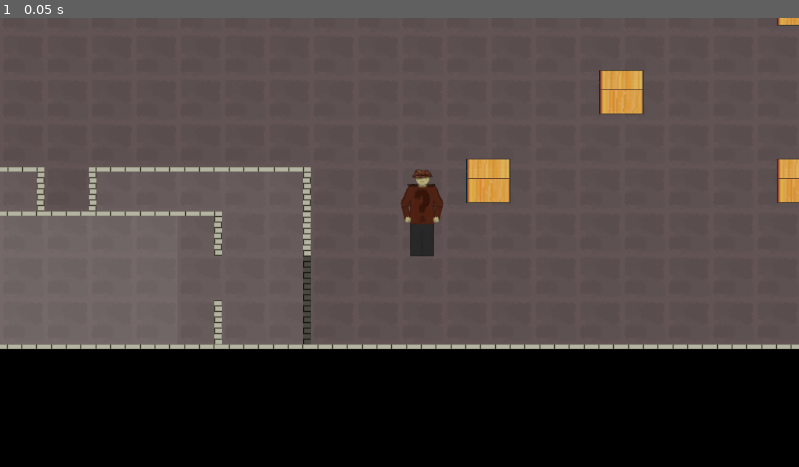
Above: before the commit, frame 1.
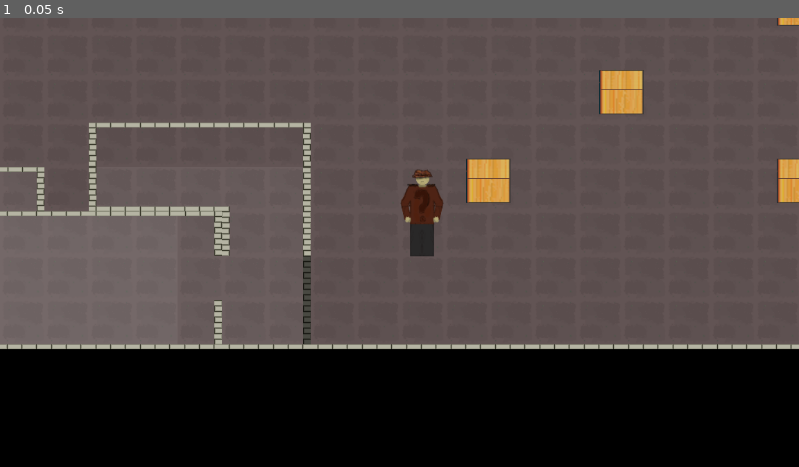
Above: after the commit, the same moment.

Repository: Alexxx180/Desert-Rage-2
Game: Godot game, scene res://assets/scenes/levels/caves/origin.tscn
The game is run twice, just before and just after one commit, with the same random seed, the same clock (stepped at 60 frames per second) and the same inputs.
Inputs:
- Up to frame 1 (0.05 s): no input

The runs differ from the first frame. In frame 1, 1.1% of the frame differs, in the area x 11-39%, y 23-54%.
Error before the commit: Invalid access to property or key 'platorming' on a base object of type 'Node (processing.gd)'. (res://assets/systems/entities/characters/hero/detectors/platfo…

Commit message:
fix platorming syntax error

Diff:
--- a/assets/scenes/levels/caves/origin.tscn
+++ b/assets/scenes/levels/caves/origin.tscn
@@ -26,7 +26,7 @@
 layer_2/y_sort_enabled = false
 layer_2/y_sort_origin = 0
 layer_2/z_index = 0
-layer_2/tile_data = PackedInt32Array(2490453, 327682, 65536, …(4531 unchanged characters)… 6, 1, 3342432, 196610, 131072, 3276898, 196610, 131072, 3276894, 196610, 0, 3276895, 262146, 1, 3276896, 262146, 1, 3276897, 262146, 1, 3342426, 262146, 1, 3342425, 262146, 1, 3342424, 262146, 1, 3342423, 262146, 1, 3342422, 262146, 1, 3276886, 262146, 1, 3276887, 262146, 1, 3276888, 262146, 1, 3276889, 262146, 1, 3276890, 262146, 1, 3276891, 262146, 1, 3276892, 196610, 131072, 3342434, 327682, 65536, 3407970, 327682, 131072)
+layer_2/tile_data = PackedInt32Array(2490453, 327682, 65536, …(4531 unchanged characters)… 6, 1, 3342432, 196610, 131072, 3276898, 327682, 65536, 3276894, 196610, 196608, 3276895, 262146, 65537, 3276896, 262146, 65537, 3276897, 327682, 131073, 3342426, 262146, 1, 3342425, 262146, 1, 3342424, 262146, 1, 3342423, 262146, 1, 3342422, 262146, 1, 3276886, 262146, 1, 3276887, 262146, 1, 3276888, 262146, 1, 3276889, 262146, 1, 3276890, 262146, 1, 3276891, 262146, 1, 3276892, 196610, 131072, 3342434, 327682, 65536, 3407970, 327682, 131072, 3211359, 262146, 1, 3211360, 262146, 1, 3211361, 262146, 1, 3211362, 196610, 131072, 3211358, 196610, 0, 3342433, 327682, 0)
 layer_3/name = "Interactables"
 layer_3/enabled = true
 layer_3/modulate = Color(1, 1, 1, 1)
--- a/assets/scenes/levels/environment/caves/set.tres
+++ b/assets/scenes/levels/environment/caves/set.tres
@@ -275,7 +275,7 @@
 5:0/2/physics_layer_1/angular_velocity = 0.0
 5:0/2/physics_layer_2/linear_velocity = Vector2(0, 0)
 5:0/2/physics_layer_2/angular_velocity = 0.0
-5:1/next_alternative_id = 2
+5:1/next_alternative_id = 3
 5:1/0 = 0
 5:1/0/physics_layer_0/linear_velocity = Vector2(0, 0)
 5:1/0/physics_layer_0/angular_velocity = 0.0
@@ -293,6 +293,14 @@
 5:1/1/physics_layer_1/angular_velocity = 0.0
 5:1/1/physics_layer_2/linear_velocity = Vector2(0, 0)
 5:1/1/physics_layer_2/angular_velocity = 0.0
+5:1/2 = 2
+5:1/2/flip_v = true
+5:1/2/physics_layer_0/linear_velocity = Vector2(0, 0)
+5:1/2/physics_layer_0/angular_velocity = 0.0
+5:1/2/physics_layer_1/linear_velocity = Vector2(0, 0)
+5:1/2/physics_layer_1/angular_velocity = 0.0
+5:1/2/physics_layer_2/linear_velocity = Vector2(0, 0)
+5:1/2/physics_layer_2/angular_velocity = 0.0
 
 [sub_resource type="TileSetScenesCollectionSource" id="TileSetScenesCollectionSource_advgy"]
 resource_name = "interactables"
--- a/assets/systems/entities/characters/hero/detectors/platform/walls.gd
+++ b/assets/systems/entities/characters/hero/detectors/platform/walls.gd
@@ -7,7 +7,7 @@
 func set_control_entity(hero: CharacterBody2D):
 	var pcs = hero.processing
 	decisions = pcs.decisions
-	platforming = pcs.platorming
+	platforming = pcs.platforming
 	movement = pcs.movement
 
 func on_ledge_encounter(_surface: TileMap):
